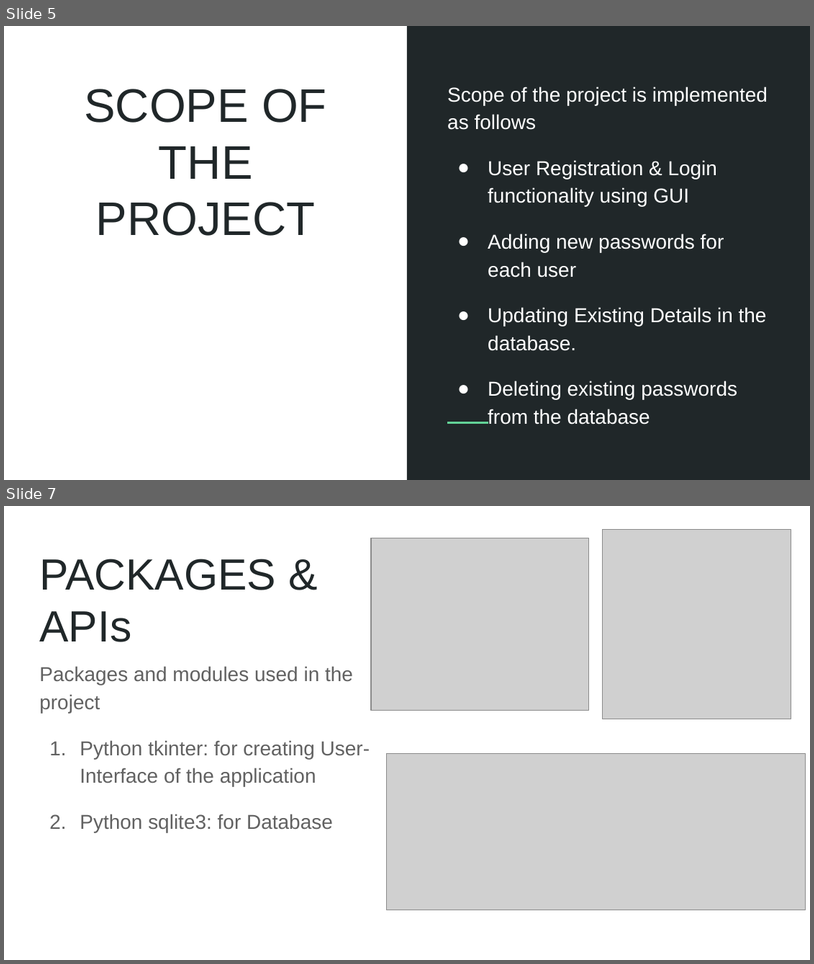
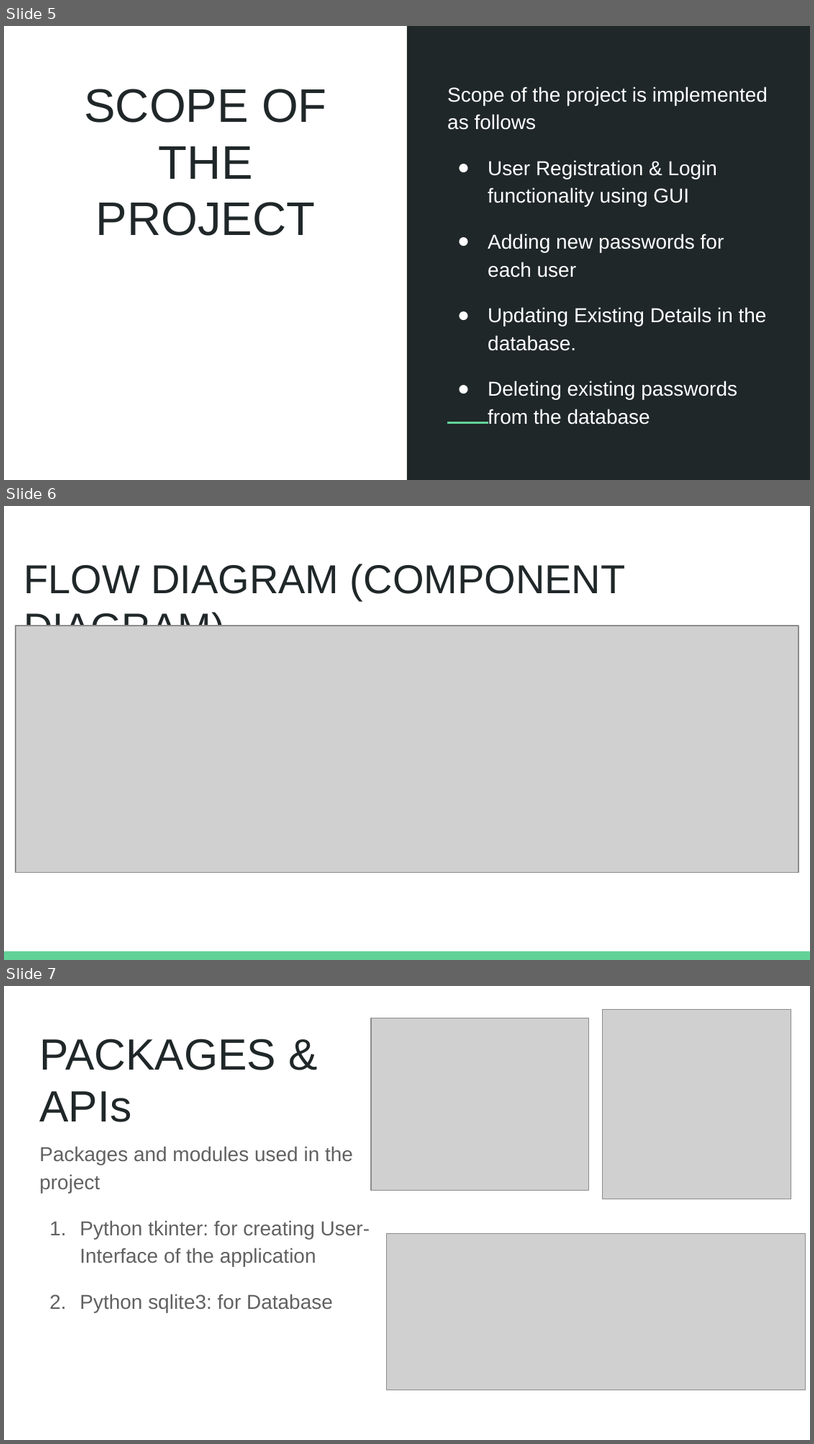
Before and after one commit to NidhiBhanushali3701/KeyBase, a slide deck: PY MP PPT.pptx. Shown one above the other, each under a label of ours: slides 5 and 7 before the commit, slides 5, 6 and 7 after it; the slides between them are not shown. The pictures are 814x964 and 814x1444 pixels, drawn with LibreOffice and Linux fonts; fonts in the diff are those of the drawing; grey boxes stand for pictures. Boxes give left, top, right and bottom in pixels: in the first picture for what was removed or moved away, otherwise in the second. Text is boxed around its words. In the diff, an @@ line names an element or a change of style, - is before the commit and + after.

```diff
--- a/PY MP PPT.pptx
+++ b/PY MP PPT.pptx
@@ slide 6 added at (x1=4, y1=506, x2=810, y2=960), background #FFFFFF @@
@@ title added at (x1=23, y1=564, x2=625, y2=626), 36 pt, text #202729 @@
+FLOW DIAGRAM (COMPONENT DIAGRAM)
@@ picture added at (x1=16, y1=626, x2=798, y2=872) @@
@@ rectangle added at (x1=4, y1=951, x2=810, y2=960), fill #63D297 @@
```
Also in this commit, not shown: 1 slide changed, 2 other slides added, 1 slide removed, 1 other file.
